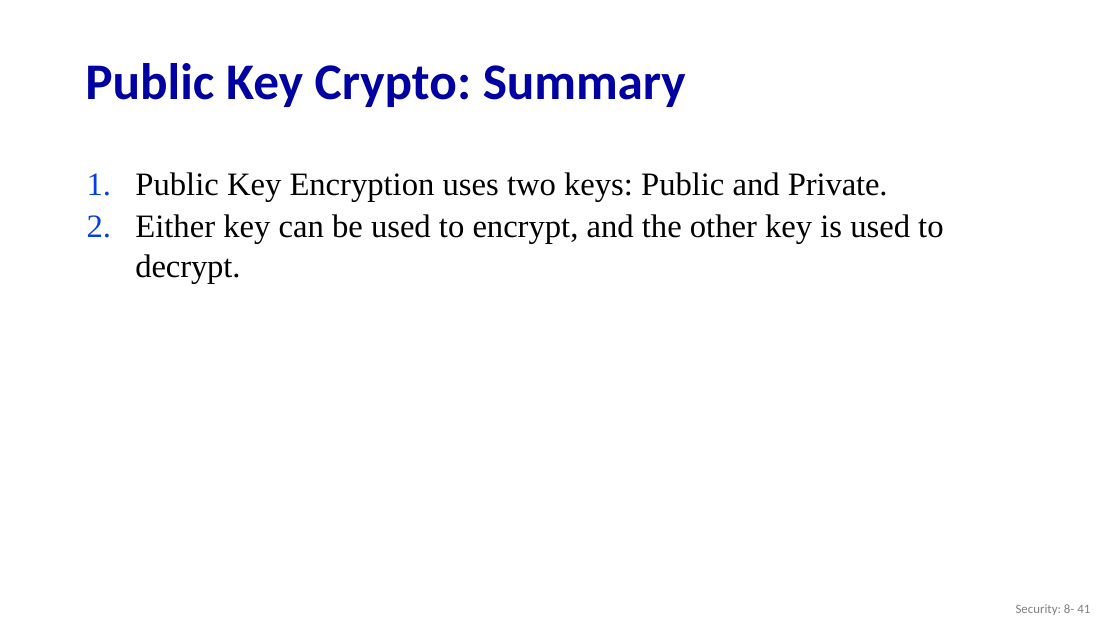
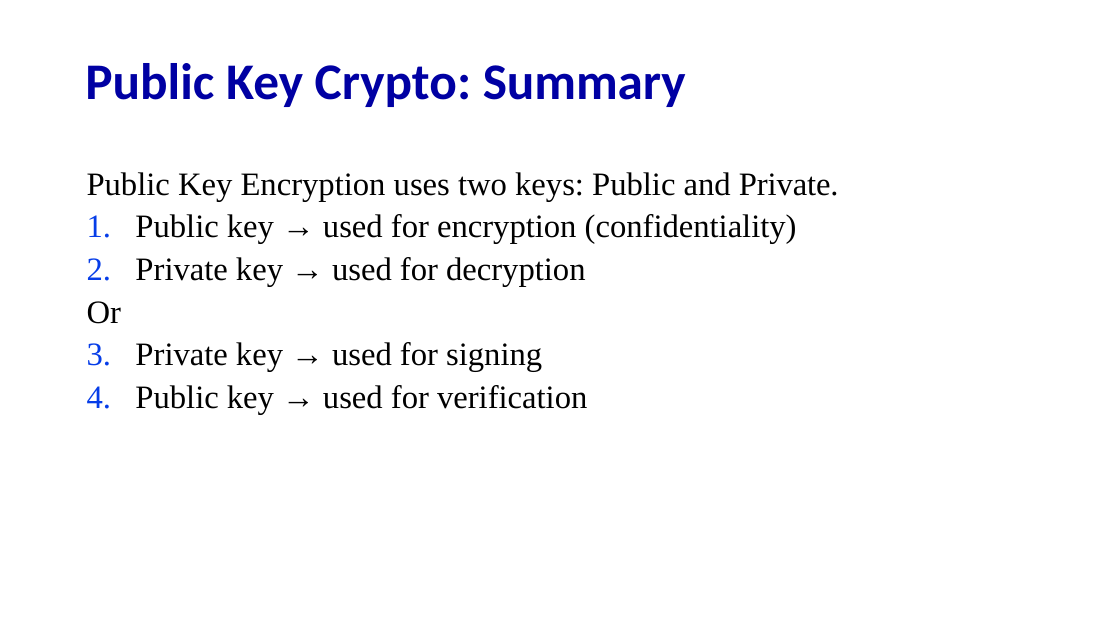
Before and after one commit to guhofstra/CSC175Sp26, a slide deck: slide 39 of PPTs/Lecture X - Network Security.pptx (slide 41 before the commit). Drawn at 1120x630 pixels with LibreOffice and Linux fonts; fonts in the diff are those of the drawing. Boxes give left, top, right and bottom in pixels: in the first picture for what was removed or moved away, otherwise in the second. Text is boxed around its words. In the diff, an @@ line names an element or a change of style, - is before the commit and + after.

```diff
--- a/PPTs/Lecture X - Network Security.pptx
+++ b/PPTs/Lecture X - Network Security.pptx
@@ text at [87,172,839,201]: bullet 1. to none @@
@@ text at [87,214,797,414]: text changed @@
-2. Either key can be used to encrypt, and the other key is used to decrypt.
+1. Public key → used for encryption (confidentiality)
+2. Private key → used for decryption
+Or
+1. Private key → used for signing
+2. Public key → used for verification
@@ page number removed at [1016,604,1090,615] @@
-Security: 8- 41
```
Also in this commit, not shown: 11 other slides changed, 1 slide added, 3 slides removed, 13 other files.
